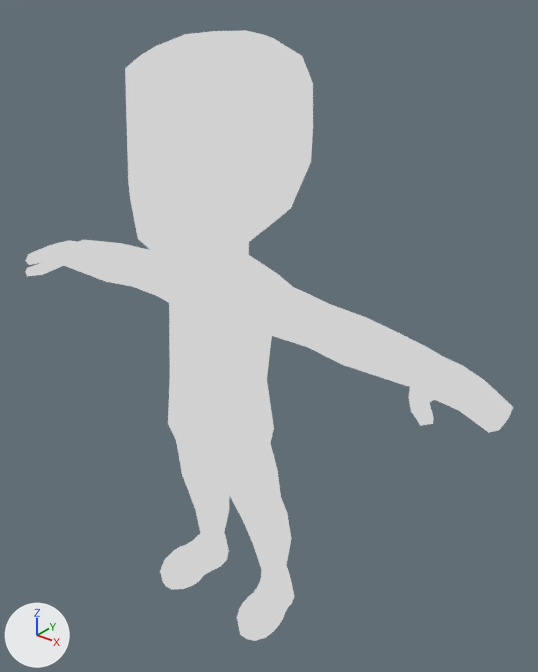
The glTF model static/dev-assets/kenney/kenney-avatar-animated.glb as it was, and as the next commit left it.
Before and after are seen from a 50 mm lens placed at (2.78, -3.04, 4.03), pointed at (0.17, 0.22, 2.01). Arrows for +X, +Y and +Z are at lower left; the lights stay in place. The first picture is the older version. Where no turn or scale is listed for an object, it has been applied to the vertices. Vertices at exactly the same position are counted once.

Script lines for the objects in view, before the commit:
```python
mat_skin = bpy.data.materials.new('skin')
mat_skin.use_nodes = True; mat_skin.node_tree.nodes.clear()
_N = mat_skin.node_tree.nodes; _L = mat_skin.node_tree.links
n0 = _N.new('ShaderNodeEmission'); n0.name = 'Emission'
n1 = _N.new('ShaderNodeLightPath'); n1.name = 'Light Path'
n2 = _N.new('ShaderNodeBsdfTransparent'); n2.name = 'Transparent BSDF'
n3 = _N.new('ShaderNodeMixShader'); n3.name = 'Mix Shader'
n4 = _N.new('ShaderNodeOutputMaterial'); n4.name = 'Material Output'
n5 = _N.new('ShaderNodeMix'); n5.name = 'Mix'
n5.data_type = 'RGBA'
n5.blend_type = 'MULTIPLY'
n5.inputs[0].default_value = 1.0  # 'Factor'
n5.inputs[7].default_value = (0.64, 0.64, 0.64, 1.0)  # 'B', light grey #d1d1d1
n6 = _N.new('ShaderNodeVertexColor'); n6.name = 'Color Attribute'
_L.new(n1.outputs[0], n3.inputs[0])  # 'Is Camera Ray' to 'Factor'
_L.new(n2.outputs[0], n3.inputs[1])  # 'BSDF' to 'Shader'
_L.new(n0.outputs[0], n3.inputs[2])  # 'Emission' to 'Shader'
_L.new(n3.outputs[0], n4.inputs[0])  # 'Shader' to 'Surface'
_L.new(n5.outputs[2], n0.inputs[0])  # 'Result' to 'Color'
_L.new(n6.outputs[0], n5.inputs[6])  # 'Color' to 'A'
me_charactermedium = bpy.data.meshes.new('characterMedium')
me_charactermedium.from_pydata(...)  # 804 vertices, 1604 faces; spans x -1.81..1.81, y -0.51..0.53, z 0.0..3.77
me_charactermedium.materials.append(mat_skin)
ob_charactermedium = bpy.data.objects.new('characterMedium', me_charactermedium)
ob_charactermedium.location = (0.0, 0.0, 0.0)
```
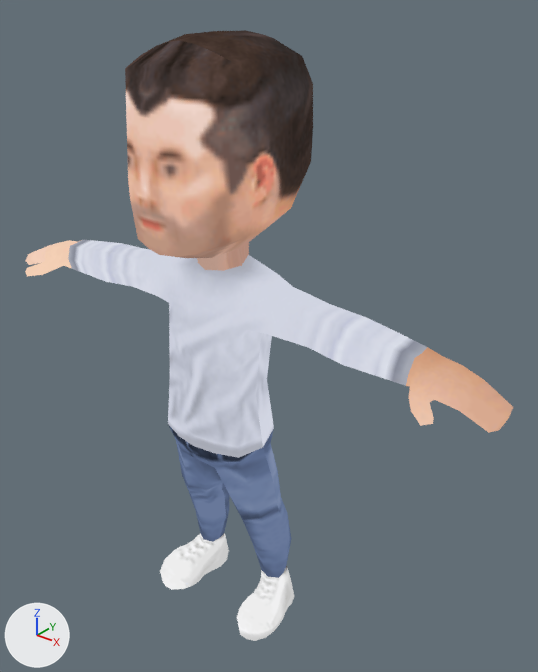
Edits to the bpy script that builds the scene:
```text
Add img_humanmalea:
    img_humanmalea = load_image('humanMaleA', '_unpacked/humanMaleA', 256, 256, 'sRGB')
Change mat_skin:
    remove n5 = _N.new('ShaderNodeMix'); n5.name = 'Mix'
    remove n5.data_type = 'RGBA'
    remove n5.blend_type = 'MULTIPLY'
    remove n5.inputs[0].default_value = 1.0  # 'Factor'
    remove n5.inputs[7].default_value = (0.64, 0.64, 0.64, 1.0)  # 'B', light grey #d1d1d1
    remove n6 = _N.new('ShaderNodeVertexColor'); n6.name = 'Color Attribute'
    add n7 = _N.new('ShaderNodeTexImage'); n7.name = 'Image Texture'
    add n7.image = img_humanmalea
    where n0 = _N.new('ShaderNodeEmission'); n0.name = 'Emission'
    remove _L.new(n5.outputs[2], n0.inputs[0])  # 'Result' to 'Color'
    remove _L.new(n6.outputs[0], n5.inputs[6])  # 'Color' to 'A'
    add _L.new(n7.outputs[0], n0.inputs[0])  # 'Color' to 'Color'
Change me_charactermedium:
    where me_charactermedium.from_pydata(...)  # 804 vertices, 1604 faces; spans x -1.81..1.81, y -0.51..0.53, z 0.0..3.77
    used by ob_charactermedium; location = (0.0, 0.0, 0.0)
    me_charactermedium part 1: vertex colours changed
```

What differs and where, as boxes (x1, y1, x2, y2) in the pictures (538 x 672 px):
'characterMedium', surface changed, recoloured: (25, 30, 513, 637) in both
